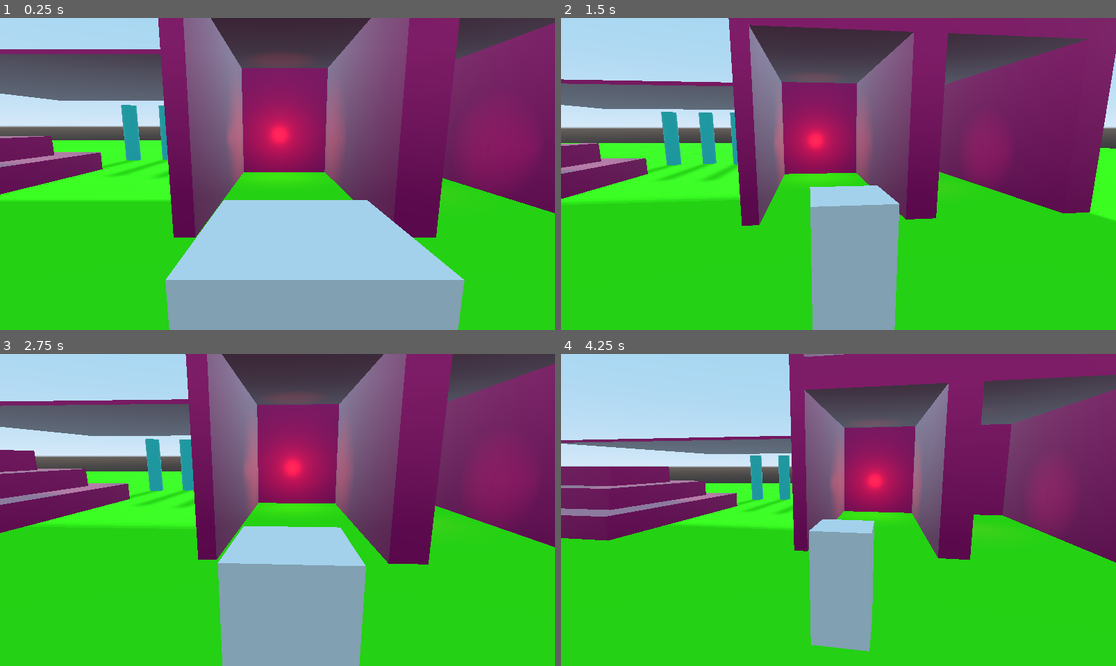
Above: before the commit, frames 1-4 (two rows, left to right).
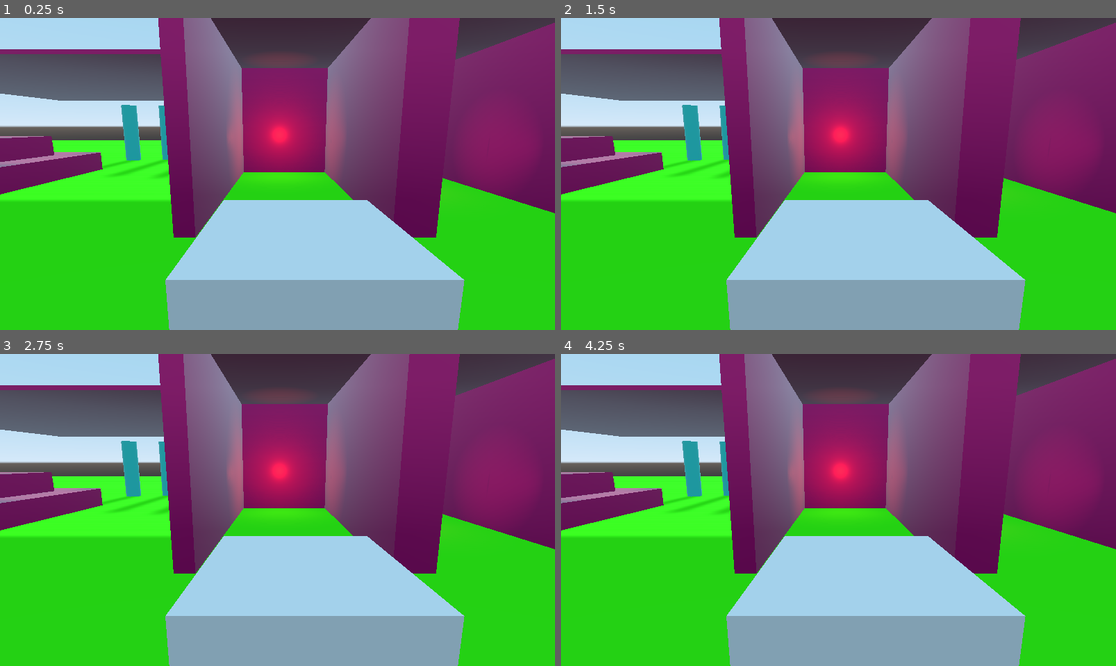
Above: after the commit, the same moments.

Repository: binaryorange/ECC
Game: Godot game, scene res://Testing.tscn
Two runs of this game, one before a commit and one after it. Both use one fixed random seed, a clock stepped at 60 frames per second and the inputs below.
Inputs (mouse positions are in pixels of both pictures, inside the frame that each line leads up to):
- Up to frame 1 (0.25 s): no input
- Up to frame 2 (1.5 s): tap Enter at 0.5 s; move the mouse to (866, 174) at 0.52 s; hold Mouse wheel down (mouse_zoom_out) 0.53-1.28 s; move the mouse to (810, 174) at 1.27 s; tap Mouse wheel down (mouse_zoom_out) at 1.35 s
- Up to frame 3 (2.75 s): move the mouse to (288, 503) at 2.02 s; hold Mouse wheel down (mouse_zoom_out) from 2.03 s (still down)
- Up to frame 4 (4.25 s): move the mouse to (832, 516) at 2.77 s; release Mouse wheel down (mouse_zoom_out) at 2.78 s; tap Mouse wheel down (mouse_zoom_out) at 2.85 s; move the mouse to (877, 513) at 3.52 s; hold Mouse wheel down (mouse_zoom_out) from 3.53 s (still down)

The runs differ from the first frame. In frame 1, less than 0.1% of the frame differs, in the area x 2-97%, y 2-98%; in frame 2, 47%; in frame 3, 31%; in frame 4, 57%, in the area x 0-100%, y 0-100%.

Commit message:
Tidying Up
- Exported Gimbal scene as ECC_ThirdPersonController.tscn

- You can now drag and drop this scene into your Player.tscn and it should just work!

- Getting closer to release!

Next steps:

- Create documentation
- Put together a demonstration video

Diff:
--- a/ECC_Controller.gd
+++ b/ECC_Controller.gd
@@ -21,20 +21,20 @@
 export (float) var LerpWeight = 0.03
 
 # export our rotational speed
-export (float) var RotationSpeed = 2.0
+export (float) var RotationSpeed = 1.75
 
 # export our collision probe size
-export (float) var CollisionProbeSize = 1.0
+export (float) var CollisionProbeSize = 2.0
 
 # export our max and min camera angles
 export (float) var MaxCameraAngle = 70
-export (float) var MinCameraAngle = -35
+export (float) var MinCameraAngle = -45
 
 # export our clip offset multiplier
-export (float) var ClipOffsetMultiplier = 1
+export (float) var ClipOffsetMultiplier = 1.075
 
 # export our view cam distance modifier
-export (float) var ViewCamDistanceModifier = 0.15
+export (float) var ViewCamDistanceModifier = 1.05
 
 # allow the user to choose if there's a follow delay or not
 export (bool) var EnableFollowDelay = false
@@ -197,6 +197,7 @@
 
 			# alert the collision probe that we are clipping
 			is_clipping = true
+
 			# show the target
 			view_cam.transform.origin.z = zoom_level_array[zoom] + ViewCamDistanceModifier + clip_offset * ClipOffsetMultiplier
 
--- /dev/null
+++ b/ECC_ThirdPersonController.tscn
@@ -0,0 +1,113 @@
+[gd_scene load_steps=6 format=2]
+
+[ext_resource path="res://ECC_Controller.gd" type="Script" id=1]
+[ext_resource path="res://helper_mesh.tres" type="Material" id=2]
+
+[sub_resource type="CylinderMesh" id=1]
+
+[sub_resource type="SphereShape" id=2]
+
+[sub_resource type="BoxShape" id=3]
+extents = Vector3( 0.5, 2.5, 0.5 )
+
+[node name="ECC_ThirdPerson" type="Spatial" groups=[
+"Player",
+]]
+transform = Transform( 1, 0, 0, 0, 0.984808, -0.173648, 0, 0.173648, 0.984808, 0.25, 2.5, 0.25 )
+script = ExtResource( 1 )
+ViewCamera = NodePath("../ECC_ThirdPerson/X Gimbal/ViewCamera")
+ClipCamera = NodePath("../ECC_ThirdPerson/X Gimbal/ClipCameraTarget/ClippedCamera")
+ClipCameraException = NodePath("..")
+ZoomLevels = [ NodePath("X Gimbal/ClipCameraTarget/Zoom1"), NodePath("X Gimbal/ClipCameraTarget/Zoom2"), NodePath("X Gimbal/ClipCameraTarget/Zoom3") ]
+
+[node name="X Gimbal" type="Spatial" parent="." groups=[
+"Player",
+]]
+
+[node name="HelperMesh" type="MeshInstance" parent="X Gimbal" groups=[
+"Player",
+]]
+transform = Transform( 0.25, 0, 0, 0, 0.25, 0, 0, 0, 0.25, 0, 0, 0 )
+mesh = SubResource( 1 )
+material/0 = ExtResource( 2 )
+__meta__ = {
+"_editor_description_": "This HelperMesh represents the gimbal setup's CENTER, and thus its ZERO POSITION.
+
+Use this to to set where you want your camera to rotate  arond the player - DO NOT MOVE THE CAMERAS THEMSELVES!!!
+"
+}
+
+[node name="ViewCamera" type="Camera" parent="X Gimbal" groups=[
+"Player",
+]]
+transform = Transform( -1, 0, 3.25841e-007, 0, 1, 0, -3.25841e-007, 0, -1, 0, 0, -4 )
+current = true
+fov = 60.0
+near = 0.01
+__meta__ = {
+"_editor_description_": "This is the camera that actually sees the player.
+
+We feed it the positioning information from the ClippedCamera node.
+
+Make sure it matches the rotational "
+}
+
+[node name="CanClipDetector" type="Area" parent="X Gimbal/ViewCamera" groups=[
+"Player",
+]]
+transform = Transform( -1, 5.65817e-008, -3.20891e-007, 1.25092e-015, 0.984807, 0.173648, 3.25841e-007, 0.173648, -0.984807, 0, -0.174, 0.5 )
+input_ray_pickable = false
+
+[node name="CollisionShape" type="CollisionShape" parent="X Gimbal/ViewCamera/CanClipDetector" groups=[
+"Player",
+]]
+shape = SubResource( 2 )
+
+[node name="ClipCameraTarget" type="Spatial" parent="X Gimbal" groups=[
+"Player",
+]]
+
+[node name="ClippedCamera" type="ClippedCamera" parent="X Gimbal/ClipCameraTarget" groups=[
+"Player",
+]]
+transform = Transform( -1, 0, 3.25841e-007, 0, 1, 0, -3.25841e-007, 0, -1, 0, 0, -4 )
+doppler_tracking = 1
+fov = 60.0
+near = 0.01
+margin = 10.0
+process_mode = 1
+
+[node name="Zoom1" type="Position3D" parent="X Gimbal/ClipCameraTarget" groups=[
+"Player",
+]]
+transform = Transform( 1, 0, 0, 0, 1, 0, 0, 0, 1, 0, 0, -4 )
+
+[node name="Zoom2" type="Position3D" parent="X Gimbal/ClipCameraTarget" groups=[
+"Player",
+]]
+transform = Transform( 1, 0, 0, 0, 1, 0, 0, 0, 1, 0, 0, -8 )
+
+[node name="Zoom3" type="Position3D" parent="X Gimbal/ClipCameraTarget" groups=[
+"Player",
+]]
+transform = Transform( 1, 0, 0, 0, 1, 0, 0, 0, 1, 0, 0, -12 )
+
+[node name="ConfinedSpaceDetector" type="Spatial" parent="." groups=[
+"Player",
+]]
+transform = Transform( 1, 0, 0, 0, 0.984808, 0.173648, 0, -0.173648, 0.984808, 0, 0, 0 )
+
+[node name="ConfinedSpaceArea" type="Area" parent="ConfinedSpaceDetector" groups=[
+"Player",
+]]
+gravity_vec = Vector3( 0, 0, 0 )
+
+[node name="Shape" type="CollisionShape" parent="ConfinedSpaceDetector/ConfinedSpaceArea" groups=[
+"Player",
+]]
+transform = Transform( 1, 0, 0, 0, 1, 0, 0, 0, 1, 0, 2, 0 )
+shape = SubResource( 3 )
+[connection signal="body_entered" from="X Gimbal/ViewCamera/CanClipDetector" to="." method="_on_CanClipDetector_body_entered"]
+[connection signal="body_exited" from="X Gimbal/ViewCamera/CanClipDetector" to="." method="_on_CanClipDetector_body_exited"]
+[connection signal="body_entered" from="ConfinedSpaceDetector/ConfinedSpaceArea" to="." method="_on_ConfinedSpaceArea_body_entered"]
+[connection signal="body_exited" from="ConfinedSpaceDetector/ConfinedSpaceArea" to="." method="_on_ConfinedSpaceArea_body_exited"]
--- a/TestPlayer.tscn
+++ b/TestPlayer.tscn
@@ -1,8 +1,7 @@
-[gd_scene load_steps=10 format=2]
+[gd_scene load_steps=6 format=2]
 
-[ext_resource path="res://helper_mesh.tres" type="Material" id=1]
+[ext_resource path="res://ECC_ThirdPersonController.tscn" type="PackedScene" id=1]
 [ext_resource path="res://Player.gd" type="Script" id=2]
-[ext_resource path="res://ECC_Controller.gd" type="Script" id=3]
 
 [sub_resource type="BoxShape" id=1]
 extents = Vector3( 1, 2, 1 )
@@ -11,13 +10,6 @@
 size = Vector3( 2, 4, 2 )
 
 [sub_resource type="CapsuleMesh" id=3]
-
-[sub_resource type="CylinderMesh" id=4]
-
-[sub_resource type="SphereShape" id=5]
-
-[sub_resource type="BoxShape" id=6]
-extents = Vector3( 0.5, 2.5, 0.5 )
 
 [node name="TestPlayer" type="KinematicBody" groups=[
 "Player",
@@ -43,116 +35,9 @@
 mesh = SubResource( 3 )
 material/0 = null
 
-[node name="Y Gimbal" type="Spatial" parent="." groups=[
-"Player",
-]]
-transform = Transform( 1, 0, 0, 0, 0.984808, -0.173648, 0, 0.173648, 0.984808, 0.25, 2.5, 0.25 )
-script = ExtResource( 3 )
-ViewCamera = NodePath("X Gimbal/ViewCamera")
-ClipCamera = NodePath("X Gimbal/ClipCameraTarget/ClippedCamera")
-ClipCameraException = NodePath("..")
-ZoomLevels = [ NodePath("X Gimbal/ClipCameraTarget/Zoom1"), NodePath("X Gimbal/ClipCameraTarget/Zoom2"), NodePath("X Gimbal/ClipCameraTarget/Zoom3") ]
-RotationSpeed = 1.75
-CollisionProbeSize = 2.0
-MinCameraAngle = -45.0
-ClipOffsetMultiplier = 1.075
-ViewCamDistanceModifier = 1.05
-EnableFollowDelay = true
-EnableMouseInput = true
-
-[node name="X Gimbal" type="Spatial" parent="Y Gimbal" groups=[
-"Player",
-]]
-
-[node name="HelperMesh" type="MeshInstance" parent="Y Gimbal/X Gimbal" groups=[
-"Player",
-]]
-transform = Transform( 0.25, 0, 0, 0, 0.25, 0, 0, 0, 0.25, 0, 0, 0 )
-mesh = SubResource( 4 )
-material/0 = ExtResource( 1 )
-__meta__ = {
-"_editor_description_": "This HelperMesh represents the gimbal setup's CENTER, and thus its ZERO POSITION.
-
-Use this to to set where you want your camera to rotate  arond the player - DO NOT MOVE THE CAMERAS THEMSELVES!!!
-"
-}
-
-[node name="ViewCamera" type="Camera" parent="Y Gimbal/X Gimbal" groups=[
-"Player",
-]]
-transform = Transform( -1, 0, 3.25841e-007, 0, 1, 0, -3.25841e-007, 0, -1, 0, 0, -4 )
-current = true
-fov = 60.0
-near = 0.01
-__meta__ = {
-"_editor_description_": "This is the camera that actually sees the player.
-
-We feed it the positioning information from the ClippedCamera node.
-
-Make sure it matches the rotational "
-}
-
-[node name="CanClipDetector" type="Area" parent="Y Gimbal/X Gimbal/ViewCamera" groups=[
-"Player",
-]]
-transform = Transform( -1, 5.65817e-008, -3.20891e-007, 1.25092e-015, 0.984807, 0.173648, 3.25841e-007, 0.173648, -0.984807, 0, -0.174, 0.5 )
-input_ray_pickable = false
-
-[node name="CollisionShape" type="CollisionShape" parent="Y Gimbal/X Gimbal/ViewCamera/CanClipDetector" groups=[
-"Player",
-]]
-shape = SubResource( 5 )
-
-[node name="ClipCameraTarget" type="Spatial" parent="Y Gimbal/X Gimbal" groups=[
-"Player",
-]]
-
-[node name="ClippedCamera" type="ClippedCamera" parent="Y Gimbal/X Gimbal/ClipCameraTarget" groups=[
-"Player",
-]]
-transform = Transform( -1, 0, 3.25841e-007, 0, 1, 0, -3.25841e-007, 0, -1, 0, 0, -4 )
-doppler_tracking = 1
-fov = 60.0
-near = 0.01
-margin = 10.0
-process_mode = 1
-
-[node name="Zoom1" type="Position3D" parent="Y Gimbal/X Gimbal/ClipCameraTarget" groups=[
-"Player",
-]]
-transform = Transform( 1, 0, 0, 0, 1, 0, 0, 0, 1, 0, 0, -4 )
-
-[node name="Zoom2" type="Position3D" parent="Y Gimbal/X Gimbal/ClipCameraTarget" groups=[
-"Player",
-]]
-transform = Transform( 1, 0, 0, 0, 1, 0, 0, 0, 1, 0, 0, -8 )
-
-[node name="Zoom3" type="Position3D" parent="Y Gimbal/X Gimbal/ClipCameraTarget" groups=[
-"Player",
-]]
-transform = Transform( 1, 0, 0, 0, 1, 0, 0, 0, 1, 0, 0, -12 )
-
-[node name="ConfinedSpaceDetector" type="Spatial" parent="Y Gimbal" groups=[
-"Player",
-]]
-transform = Transform( 1, 0, 0, 0, 0.984808, 0.173648, 0, -0.173648, 0.984808, 0, 0, 0 )
-
-[node name="ConfinedSpaceArea" type="Area" parent="Y Gimbal/ConfinedSpaceDetector" groups=[
-"Player",
-]]
-gravity_vec = Vector3( 0, 0, 0 )
-
-[node name="Shape" type="CollisionShape" parent="Y Gimbal/ConfinedSpaceDetector/ConfinedSpaceArea" groups=[
-"Player",
-]]
-transform = Transform( 1, 0, 0, 0, 1, 0, 0, 0, 1, 0, 2, 0 )
-shape = SubResource( 6 )
+[node name="ECC_ThirdPerson" parent="." instance=ExtResource( 1 )]
 
 [node name="Camera" type="Camera" parent="." groups=[
 "Player",
 ]]
 transform = Transform( -4.37114e-008, 0, 1, 0, 1, 0, -1, 0, -4.37114e-008, 11, 4, 2.62268e-007 )
-[connection signal="body_entered" from="Y Gimbal/X Gimbal/ViewCamera/CanClipDetector" to="Y Gimbal" method="_on_CanClipDetector_body_entered"]
-[connection signal="body_exited" from="Y Gimbal/X Gimbal/ViewCamera/CanClipDetector" to="Y Gimbal" method="_on_CanClipDetector_body_exited"]
-[connection signal="body_entered" from="Y Gimbal/ConfinedSpaceDetector/ConfinedSpaceArea" to="Y Gimbal" method="_on_ConfinedSpaceArea_body_entered"]
-[connection signal="body_exited" from="Y Gimbal/ConfinedSpaceDetector/ConfinedSpaceArea" to="Y Gimbal" method="_on_ConfinedSpaceArea_body_exited"]
